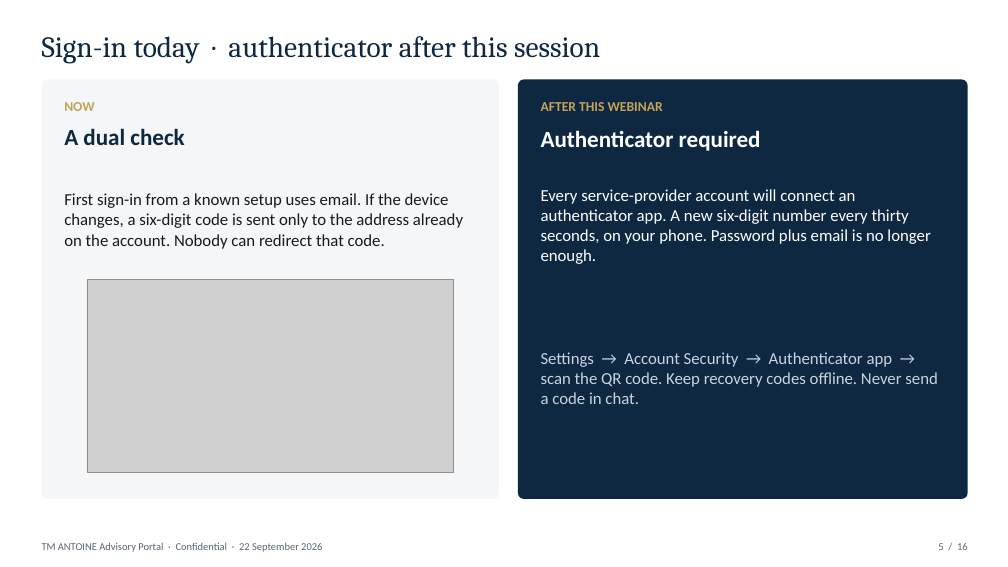
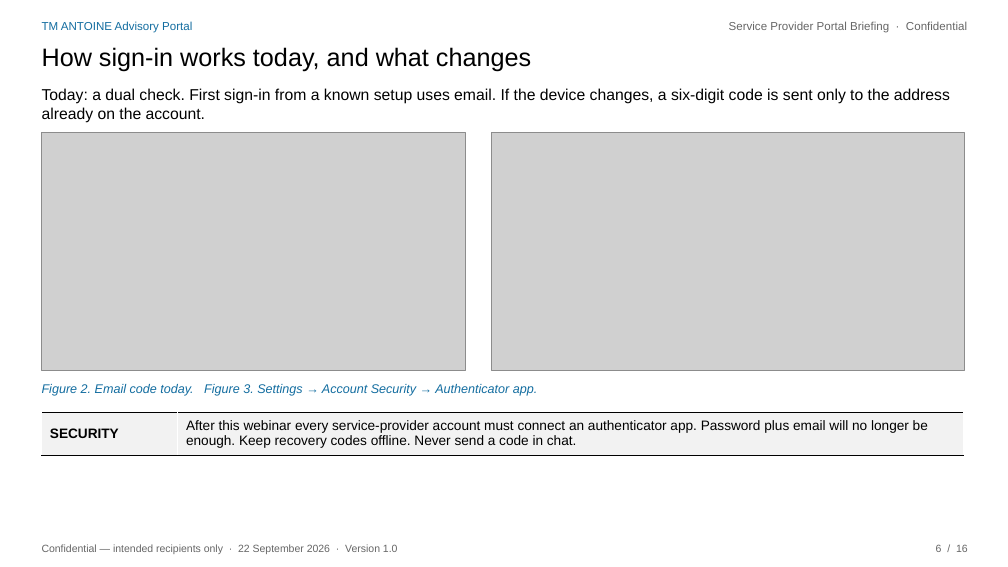
Before and after one commit to 4circlesinc/TMA-PORTAL, a slide deck: slide 6 of docs/TM-ANTOINE-Service-Provider-Webinar.pptx (slide 5 before the commit). Drawn at 1008x567 pixels with LibreOffice and Linux fonts; fonts in the diff are those of the drawing; grey boxes stand for pictures. Boxes give left, top, right and bottom in pixels: in the first picture for what was removed or moved away, otherwise in the second. Text is boxed around its words. In the diff, an @@ line names an element or a change of style, - is before the commit and + after.

```diff
--- a/docs/TM-ANTOINE-Service-Provider-Webinar.pptx
+++ b/docs/TM-ANTOINE-Service-Provider-Webinar.pptx
@@ text added at <box>42,21,192,33</box>, 11 pt, text #136DA0 @@
+TM ANTOINE Advisory Portal
@@ text added at <box>729,21,967,33</box>, 11 pt, text #666666 @@
+Service Provider Portal Briefing · Confidential
@@ text at <box>42,47,531,72</box>: text changed; size 28 to 24 pt; font Cambria to Arial; text colour #0E2841 to #000000 @@
-Sign-in today · authenticator after this session
+How sign-in works today, and what changes
@@ text at <box>42,88,950,123</box>: text changed; size 16 to 15 pt; font Calibri to Arial; text colour #1A1A1A to #000000 @@
-First sign-in from a known setup uses email. If the device changes, a six-digit code is sent only to the address already on the account. Nobody can redirect that code.
+Today: a dual check. First sign-in from a known setup uses email. If the device changes, a six-digit code is sent only to the address already on the account.
@@ rounded rectangle removed at <box>42,79,499,499</box> @@
@@ rounded rectangle removed at <box>518,79,968,499</box> @@
@@ text removed at <box>64,102,94,111</box> @@
-NOW
@@ text removed at <box>541,102,663,111</box> @@
-AFTER THIS WEBINAR
@@ picture: place and size @@
-picture at <box>87,280,454,473</box>
+picture at <box>42,132,465,371</box>
@@ text removed at <box>64,128,184,145</box> @@
-A dual check
@@ picture added at <box>492,132,964,371</box> @@
@@ text removed at <box>541,130,761,151</box> @@
-Authenticator required
@@ text removed at <box>541,189,930,264</box> @@
-Every service-provider account will connect an authenticator app. A new six-digit number every thirty seconds, on your phone. Password plus email is no longer enough.
@@ text removed at <box>541,352,937,404</box> @@
-Settings → Account Security → Authenticator app → scan the QR code. Keep recovery codes offline. Never send a code in chat.
@@ text added at <box>42,384,537,396</box>, 12 pt, text #136DA0, italic @@
+Figure 2. Email code today. Figure 3. Settings → Account Security → Authenticator app.
@@ table added at <box>42,412,964,488</box>, 1 rows, 2 columns @@
+SECURITY | After this webinar every service-provider account must connect an authenticator app. Password plus email will no longer be enough. Keep recovery codes offline. Never send a code in chat.
@@ text at <box>42,544,398,554</box>: text changed; font Calibri to Arial; text colour #5A6570 to #666666 @@
-TM ANTOINE Advisory Portal · Confidential · 22 September 2026
+Confidential — intended recipients only · 22 September 2026 · Version 1.0
@@ text at <box>936,544,968,552</box>: text changed; font Calibri to Arial; text colour #5A6570 to #666666 @@
-5 / 16
+6 / 16
```
Also in this commit, not shown: 11 other slides changed, 4 slides added, 4 slides removed, 9 other files.
